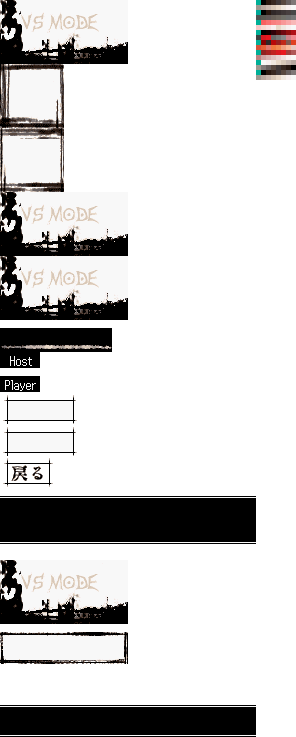
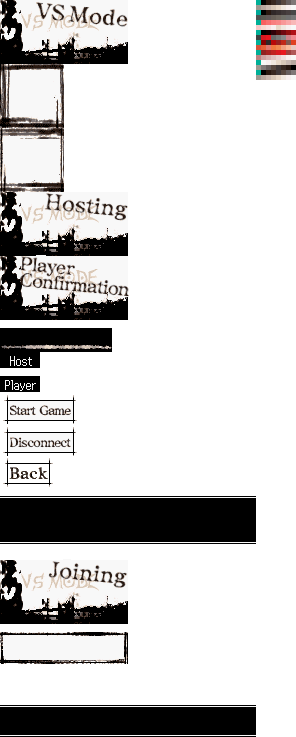
Two versions of the same layered image (296 x 737). Layer-by-layer changes:
added layer "VS Mode" above "Host/Player" over 4, 1, 129, 589
painted on "Layer 1" over 2, 1, 128, 618
painted on "Layer 0" over 4, 463, 48, 481
